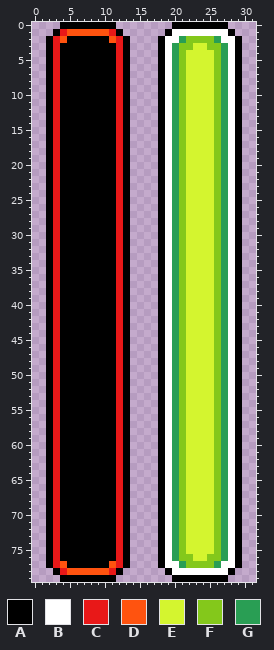
Sprite sheet, stored at PebblesBakery/res/bakery_bar.png. The picture above is the old version.
The file is 32x80 pixels.
Palette (. is transparent): A #000000  B #ffffff  C #e81818  D #ff530f  E #d4f52f  F #84c81b  G #299e54
Once edited:
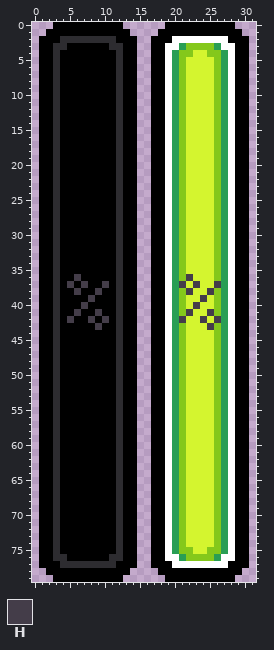
Colours new in this view: H #443d49
From old to new:
colour C: #e81818 -> #2d2c30
Changed rows in their new state; - is a pixel that keeps its letter.
first column x 1:
 0 --A--------A------A--------A--
 1 -A-AAAAAAAA-A----A-AAAAAAAA-A-
 2 A-ACCCCCCCCA-A--A-A-BBBBBB-A-A
 3 A--C------C--A--A--BG-FF-GB--A
 4 A------------A--A----F--F----A
 5 A------------A--A------------A
 6 A------------A--A------------A
 7 A------------A--A------------A
 8 A------------A--A------------A
 9 A------------A--A------------A
10 A------------A--A------------A
11 A------------A--A------------A
12 A------------A--A------------A
13 A------------A--A------------A
14 A------------A--A------------A
15 A------------A--A------------A
16 A------------A--A------------A
17 A------------A--A------------A
18 A------------A--A------------A
19 A------------A--A------------A
20 A------------A--A------------A
21 A------------A--A------------A
22 A------------A--A------------A
23 A------------A--A------------A
24 A------------A--A------------A
25 A------------A--A------------A
26 A------------A--A------------A
27 A------------A--A------------A
28 A------------A--A------------A
29 A------------A--A------------A
30 A------------A--A------------A
31 A------------A--A------------A
32 A------------A--A------------A
33 A------------A--A------------A
34 A------------A--A------------A
35 A------------A--A------------A
36 A----H-------A--A----H-------A
37 A---H-H--H---A--A---H-H--H---A
38 A----H--H----A--A----H--H----A
39 A------H-----A--A------H-----A
40 A-----H------A--A-----H------A
41 A----H--H----A--A----H--H----A
42 A---H--H-H---A--A---H--H-H---A
43 A-------H----A--A-------H----A
44 A------------A--A------------A
45 A------------A--A------------A
46 A------------A--A------------A
47 A------------A--A------------A
48 A------------A--A------------A
49 A------------A--A------------A
50 A------------A--A------------A
51 A------------A--A------------A
52 A------------A--A------------A
53 A------------A--A------------A
54 A------------A--A------------A
55 A------------A--A------------A
56 A------------A--A------------A
57 A------------A--A------------A
58 A------------A--A------------A
59 A------------A--A------------A
60 A------------A--A------------A
61 A------------A--A------------A
62 A------------A--A------------A
63 A------------A--A------------A
64 A------------A--A------------A
65 A------------A--A------------A
66 A------------A--A------------A
67 A------------A--A------------A
68 A------------A--A------------A
69 A------------A--A------------A
70 A------------A--A------------A
71 A------------A--A------------A
72 A------------A--A------------A
73 A------------A--A------------A
74 A------------A--A------------A
75 A------------A--A----F--F----A
76 A--C------C--A--A--BG-FF-GB--A
77 A-ACCCCCCCCA-A--A-A-BBBBBB-A-A
78 -A-AAAAAAAA-A----A-AAAAAAAA-A-
79 --A--------A------A--------A--
Where, in picture pixels (left, top, right, bottom), the same in both pictures:
changed: (39, 22, 249, 582)
